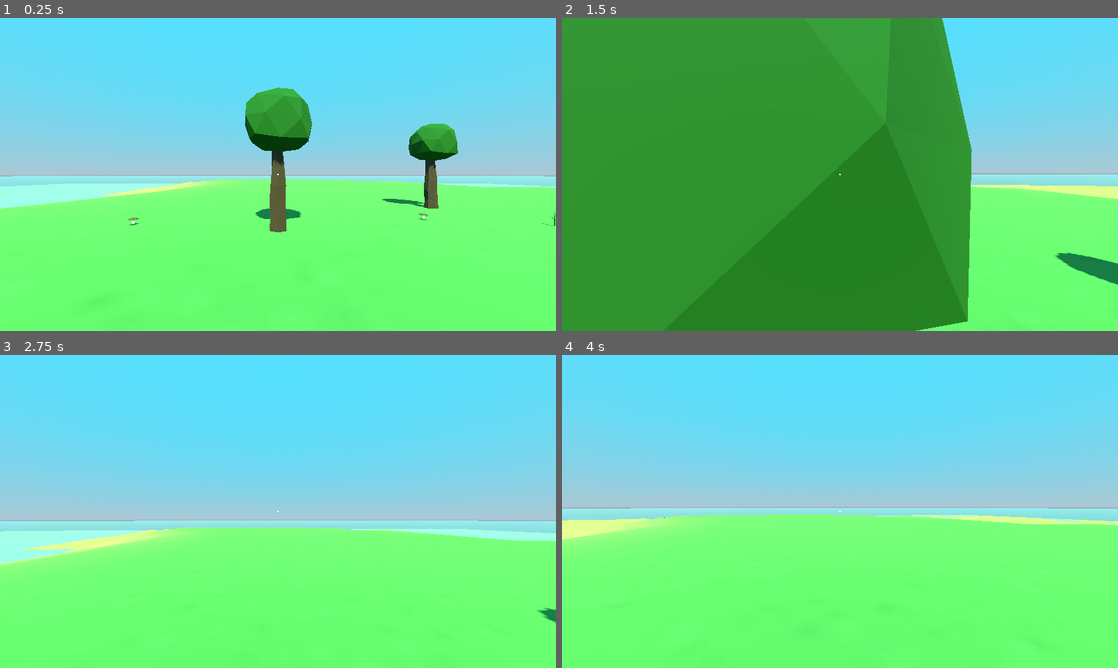
Above: before the commit, frames 1-4 (two rows, left to right).
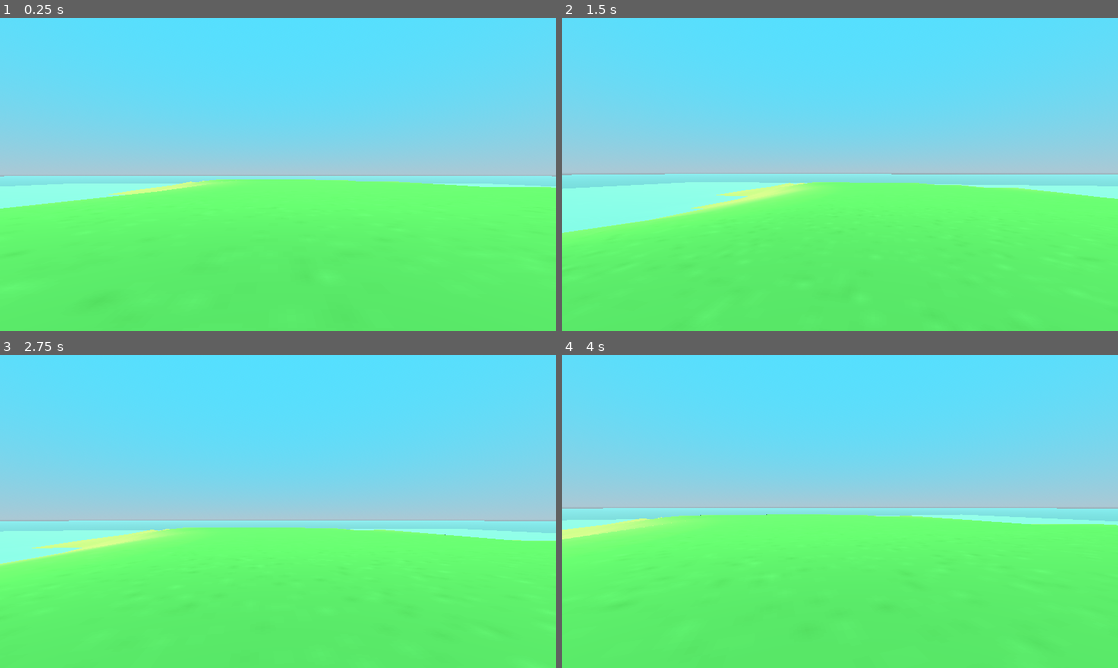
Above: after the commit, the same moments.

Repository: JulioEvencio/study-3d-godot
Game: Godot game, scene res://scenes/scenarios/island.tscn
Two runs of this game, one before a commit and one after it. Both use one fixed random seed, a clock stepped at 60 frames per second and the inputs below. Before the commit the project starts from res://scenes/main.tscn.
Inputs (mouse positions are in pixels of both pictures, inside the frame that each line leads up to):
- Up to frame 1 (0.25 s): no input
- Up to frame 2 (1.5 s): tap Enter at 0.5 s; move the mouse to (867, 174) at 0.52 s; hold Shift (sprint) 0.53-1.28 s; hold W (move_forward) from 0.53 s (still down); tap E (interact) at 0.6 s; tap Space (jump) at 0.77, 1.07 s; move the mouse to (812, 174) at 1.27 s; tap Shift (sprint) at 1.35 s
- Up to frame 3 (2.75 s): keep holding W (move_forward); tap Space (jump) at 1.52, 1.55, 1.82, 2.1 s; move the mouse to (289, 505) at 2.02 s; tap E (interact) at 2.3 s
- Up to frame 4 (4 s): keep holding W (move_forward); move the mouse to (834, 517) at 2.77 s; tap E (interact) at 2.85 s; tap Space (jump) at 3.02, 3.32, 3.77, 3.8 s; tap Shift (sprint) at 3.05 s; move the mouse to (878, 514) at 3.52 s; hold Shift (sprint) from 3.53 s (still down)

The runs differ from the first frame. In frame 1, 4.2% of the frame differs, in the area x 0-100%, y 22-69%; in frame 2, 73%, in the area x 0-100%, y 0-100%; in frame 3, 0.2%; in frame 4, 0.7%.

Commit message:
refactor: project

Diff:
--- a/Study 3D Godot/project.godot
+++ b/Study 3D Godot/project.godot
@@ -11,13 +11,13 @@
 [application]
 
 config/name="Study 3D Godot"
-run/main_scene="res://scenes/main.tscn"
+run/main_scene="res://scenes/scenarios/island.tscn"
 config/features=PackedStringArray("4.2", "Forward Plus")
 config/icon="res://icon.svg"
 
 [autoload]
 
-EventSystem="*res://scripts/event_system.gd"
+EventSystem="*res://old/scripts/event_system.gd"
 
 [display]
 
--- /dev/null
+++ b/Study 3D Godot/scenes/entities/player.tscn
@@ -0,0 +1,22 @@
+[gd_scene load_steps=3 format=3 uid="uid://dg1hmf8ke5qbb"]
+
+[ext_resource type="Script" path="res://scripts/entities/player.gd" id="1_055br"]
+
+[sub_resource type="CapsuleShape3D" id="CapsuleShape3D_p83k8"]
+radius = 0.25
+height = 1.8
+
+[node name="Player" type="CharacterBody3D"]
+script = ExtResource("1_055br")
+
+[node name="CollisionShape3D" type="CollisionShape3D" parent="."]
+transform = Transform3D(1, 0, 0, 0, 1, 0, 0, 0, 1, 0, 0.9, 0)
+shape = SubResource("CapsuleShape3D_p83k8")
+
+[node name="Head" type="Node3D" parent="."]
+transform = Transform3D(1, 0, 0, 0, 1, 0, 0, 0, 1, 0, 1.54666, 0)
+
+[node name="Camera3D" type="Camera3D" parent="Head"]
+
+[node name="RayCast3D" type="RayCast3D" parent="Head"]
+target_position = Vector3(0, 0, -2)
--- a/Study 3D Godot/scenes/interact_prompt.tscn
+++ /dev/null
@@ -1,30 +0,0 @@
-[gd_scene load_steps=2 format=3 uid="uid://dx2i57t0fsx4j"]
-
-[ext_resource type="Script" path="res://scripts/items/bulletins/interact_prompt.gd" id="1_k2la3"]
-
-[node name="InteractPrompt" type="Control"]
-layout_mode = 3
-anchors_preset = 15
-anchor_right = 1.0
-anchor_bottom = 1.0
-grow_horizontal = 2
-grow_vertical = 2
-script = ExtResource("1_k2la3")
-
-[node name="Label" type="Label" parent="."]
-custom_minimum_size = Vector2(128, 64)
-layout_mode = 1
-anchors_preset = 8
-anchor_left = 0.5
-anchor_top = 0.5
-anchor_right = 0.5
-anchor_bottom = 0.5
-offset_left = 16.0
-offset_top = -32.0
-offset_right = 144.0
-offset_bottom = 32.0
-grow_horizontal = 2
-grow_vertical = 2
-horizontal_alignment = 1
-vertical_alignment = 1
-autowrap_mode = 2
--- a/Study 3D Godot/scenes/interactable/pickuppable_plant.tscn
+++ /dev/null
@@ -1,21 +0,0 @@
-[gd_scene load_steps=4 format=3 uid="uid://b5vj1dqqcjgan"]
-
-[ext_resource type="PackedScene" uid="uid://dh5qsx0ypmapa" path="res://scenes/interactable/pickuppable_template.tscn" id="1_5jsuf"]
-[ext_resource type="PackedScene" uid="uid://dhhw26luy5jsg" path="res://assets/meshes/plant.tscn" id="2_x5ihv"]
-
-[sub_resource type="CapsuleShape3D" id="CapsuleShape3D_pi3gr"]
-radius = 0.0307062
-height = 0.478881
-
-[node name="PickuppablePlant" instance=ExtResource("1_5jsuf")]
-
-[node name="Pickuppable" parent="." index="0"]
-transform = Transform3D(1, 0, 0, 0, 1, 0, 0, 0, 1, 0, 0.0112525, 0)
-item_key = 2
-prompt = "Pickup plant"
-
-[node name="CollisionShape3D" parent="Pickuppable" index="0"]
-transform = Transform3D(1, 0, 0, 0, 1, 0, 0, 0, 1, 0, 0.206465, 0)
-shape = SubResource("CapsuleShape3D_pi3gr")
-
-[node name="Plant" parent="." index="1" instance=ExtResource("2_x5ihv")]
--- a/Study 3D Godot/scenes/interactable/pickuppable_stick.tscn
+++ /dev/null
@@ -1,20 +0,0 @@
-[gd_scene load_steps=4 format=3 uid="uid://bhl0rfxjqy6bx"]
-
-[ext_resource type="PackedScene" uid="uid://dh5qsx0ypmapa" path="res://scenes/interactable/pickuppable_template.tscn" id="1_n7ifg"]
-[ext_resource type="PackedScene" uid="uid://ojg0nfbeok1d" path="res://assets/meshes/stick.tscn" id="2_05igb"]
-
-[sub_resource type="CapsuleShape3D" id="CapsuleShape3D_xyn1o"]
-radius = 0.0325948
-height = 0.693025
-
-[node name="PickuppableStick" instance=ExtResource("1_n7ifg")]
-
-[node name="Pickuppable" parent="." index="0"]
-transform = Transform3D(1, 0, 0, 0, 1, 0, 0, 0, 1, 0, 0.0112525, 0)
-prompt = "Pickup stick"
-
-[node name="CollisionShape3D" parent="Pickuppable" index="0"]
-transform = Transform3D(1, 0, 0, 0, -4.37114e-08, -1, 0, 1, -4.37114e-08, 0, 0.00260545, 0)
-shape = SubResource("CapsuleShape3D_xyn1o")
-
-[node name="Stick" parent="." index="1" instance=ExtResource("2_05igb")]
--- a/Study 3D Godot/scenes/interactable/pickuppable_stone.tscn
+++ /dev/null
@@ -1,20 +0,0 @@
-[gd_scene load_steps=4 format=3 uid="uid://cfmwsl617jkxh"]
-
-[ext_resource type="PackedScene" uid="uid://dh5qsx0ypmapa" path="res://scenes/interactable/pickuppable_template.tscn" id="1_mmgcf"]
-[ext_resource type="PackedScene" uid="uid://ba8qb8fryuwgi" path="res://assets/meshes/stone.tscn" id="2_jevyb"]
-
-[sub_resource type="SphereShape3D" id="SphereShape3D_j1jsp"]
-radius = 0.112562
-
-[node name="PickuppableStone" instance=ExtResource("1_mmgcf")]
-
-[node name="Pickuppable" parent="." index="0"]
-transform = Transform3D(1, 0, 0, 0, 1, 0, 0, 0, 1, 0, 0.0112525, 0)
-item_key = 1
-prompt = "Pickup stone"
-
-[node name="CollisionShape3D" parent="Pickuppable" index="0"]
-transform = Transform3D(1, 0, 0, 0, -4.37114e-08, -1, 0, 1, -4.37114e-08, 0, -0.0132447, 0)
-shape = SubResource("SphereShape3D_j1jsp")
-
-[node name="Stone" parent="." index="1" instance=ExtResource("2_jevyb")]
--- a/Study 3D Godot/scenes/interactable/pickuppable_template.tscn
+++ /dev/null
@@ -1,12 +0,0 @@
-[gd_scene load_steps=2 format=3 uid="uid://dh5qsx0ypmapa"]
-
-[ext_resource type="Script" path="res://scripts/items/interactable/pickuppable.gd" id="1_hfgij"]
-
-[node name="PickuppableTemplate" type="Node3D"]
-
-[node name="Pickuppable" type="Area3D" parent="."]
-collision_layer = 8
-collision_mask = 0
-script = ExtResource("1_hfgij")
-
-[node name="CollisionShape3D" type="CollisionShape3D" parent="Pickuppable"]
--- a/Study 3D Godot/scenes/player.tscn
+++ /dev/null
@@ -1,25 +0,0 @@
-[gd_scene load_steps=3 format=3 uid="uid://nj8540jdimu7"]
-
-[ext_resource type="Script" path="res://scripts/player.gd" id="1_fkrsr"]
-
-[sub_resource type="CapsuleShape3D" id="CapsuleShape3D_ma6dw"]
-radius = 0.25
-height = 1.8
-
-[node name="Player" type="CharacterBody3D"]
-transform = Transform3D(1, 0, 0, 0, 1, 0, 0, 0, 1, 0, 1, 0)
-collision_layer = 2
-script = ExtResource("1_fkrsr")
-
-[node name="CollisionShape3D" type="CollisionShape3D" parent="."]
-shape = SubResource("CapsuleShape3D_ma6dw")
-
-[node name="Head" type="Node3D" parent="."]
-transform = Transform3D(1, 0, 0, 0, 1, 0, 0, 0, 1, 0, 0.649826, 0)
-
-[node name="Camera3D" type="Camera3D" parent="Head"]
-
-[node name="InteractionRayCast" type="RayCast3D" parent="Head"]
-target_position = Vector3(0, 0, -2)
-collision_mask = 8
-collide_with_areas = true
--- a/Study 3D Godot/scenes/main.tscn
+++ b/Study 3D Godot/scenes/scenarios/island.tscn
@@ -1,124 +1,54 @@
-[gd_scene load_steps=16 format=3 uid="uid://ywgyiwiq2l8x"]
+[gd_scene load_steps=10 format=3 uid="uid://b1h1wxv5xcif5"]
 
-[ext_resource type="PackedScene" uid="uid://3kacb0r2lydf" path="res://assets/meshes/terrain.tscn" id="1_ac2d5"]
-[ext_resource type="PackedScene" uid="uid://f0t7yev6o58k" path="res://assets/meshes/tree.tscn" id="2_q71cr"]
-[ext_resource type="PackedScene" uid="uid://cq8av576imjvy" path="res://assets/meshes/mushroom.tscn" id="3_1ormr"]
-[ext_resource type="PackedScene" uid="uid://nj8540jdimu7" path="res://scenes/player.tscn" id="4_fft35"]
-[ext_resource type="PackedScene" uid="uid://cfmwsl617jkxh" path="res://scenes/interactable/pickuppable_stone.tscn" id="5_0aedb"]
-[ext_resource type="PackedScene" uid="uid://bhl0rfxjqy6bx" path="res://scenes/interactable/pickuppable_stick.tscn" id="6_rviw5"]
-[ext_resource type="PackedScene" uid="uid://b5vj1dqqcjgan" path="res://scenes/interactable/pickuppable_plant.tscn" id="7_xgm37"]
-[ext_resource type="PackedScene" uid="uid://bwq6sl0asgror" path="res://scenes/ui/hud.tscn" id="8_mcp8j"]
-[ext_resource type="Script" path="res://scripts/bulletin_controller.gd" id="9_1pwef"]
+[ext_resource type="PackedScene" uid="uid://3kacb0r2lydf" path="res://assets/meshes/terrain.tscn" id="1_1q5iw"]
+[ext_resource type="Script" path="res://scripts/scenarios/island.gd" id="1_5g7r3"]
+[ext_resource type="PackedScene" uid="uid://dg1hmf8ke5qbb" path="res://scenes/entities/player.tscn" id="4_iox55"]
 
-[sub_resource type="ProceduralSkyMaterial" id="ProceduralSkyMaterial_cpprl"]
+[sub_resource type="ProceduralSkyMaterial" id="ProceduralSkyMaterial_0jc3h"]
 sky_top_color = Color(0.32549, 0.878431, 1, 1)
 sky_horizon_color = Color(0.670588, 0.784314, 0.831373, 1)
 ground_horizon_color = Color(0.670588, 0.784314, 0.831373, 1)
 
-[sub_resource type="Sky" id="Sky_beatr"]
-sky_material = SubResource("ProceduralSkyMaterial_cpprl")
+[sub_resource type="Sky" id="Sky_fw313"]
+sky_material = SubResource("ProceduralSkyMaterial_0jc3h")
 
-[sub_resource type="Environment" id="Environment_0yrpd"]
+[sub_resource type="Environment" id="Environment_3onec"]
 background_mode = 2
-sky = SubResource("Sky_beatr")
+sky = SubResource("Sky_fw313")
 ambient_light_color = Color(0.32549, 0.878431, 1, 1)
 ambient_light_sky_contribution = 0.5
 
-[sub_resource type="ConcavePolygonShape3D" id="ConcavePolygonShape3D_qou66"]
+[sub_resource type="ConcavePolygonShape3D" id="ConcavePolygonShape3D_2081c"]
 data = PackedVector3Array(142.68, -5, -142.685, 150, -5, -150, 150, -5, -142.685, 142.68, -5, -142.685, 142.68, -5, -15 …(226880 unchanged characters)…
 
-[sub_resource type="StandardMaterial3D" id="StandardMaterial3D_3265r"]
+[sub_resource type="StandardMaterial3D" id="StandardMaterial3D_t462i"]
 transparency = 1
 albedo_color = Color(0.388235, 0.760784, 0.768627, 0.807843)
 
-[sub_resource type="PlaneMesh" id="PlaneMesh_yel4m"]
-material = SubResource("StandardMaterial3D_3265r")
+[sub_resource type="PlaneMesh" id="PlaneMesh_kiflu"]
+material = SubResource("StandardMaterial3D_t462i")
 size = Vector2(2000, 2000)
 
-[node name="Main" type="Node"]
+[node name="Island" type="Node"]
+script = ExtResource("1_5g7r3")
 
-[node name="StageController" type="Node" parent="."]
+[node name="WorldEnvironment" type="WorldEnvironment" parent="."]
+environment = SubResource("Environment_3onec")
 
-[node name="Island" type="Node" parent="StageController"]
-
-[node name="WorldEnvironment" type="WorldEnvironment" parent="StageController/Island"]
-environment = SubResource("Environment_0yrpd")
-
-[node name="DirectionalLight3D" type="DirectionalLight3D" parent="StageController/Island"]
-transform = Transform3D(1, 0, 0, 0, 0.668118, 0.744055, 0, -0.744055, 0.668118, 0, 0, 0)
+[node name="DirectionalLight3D" type="DirectionalLight3D" parent="."]
+transform = Transform3D(1, 0, 0, 0, 0.86741, 0.497595, 0, -0.497595, 0.86741, 0, 0, 0)
 light_color = Color(0.996078, 1, 0.729412, 1)
 shadow_enabled = true
 
-[node name="Terrain" parent="StageController/Island" instance=ExtResource("1_ac2d5")]
+[node name="Terrain" parent="." instance=ExtResource("1_1q5iw")]
 
-[node name="StaticBody3D" type="StaticBody3D" parent="StageController/Island/Terrain"]
-collision_mask = 0
+[node name="StaticBody3D" type="StaticBody3D" parent="Terrain"]
 
-[node name="CollisionShape3D" type="CollisionShape3D" parent="StageController/Island/Terrain/StaticBody3D"]
-shape = SubResource("ConcavePolygonShape3D_qou66")
+[node name="CollisionShape3D" type="CollisionShape3D" parent="Terrain/StaticBody3D"]
+shape = SubResource("ConcavePolygonShape3D_2081c")
 
-[node name="Tree" parent="StageController/Island" instance=ExtResource("2_q71cr")]
-transform = Transform3D(1, 0, 0, 0, 1, 0, 0, 0, 1, 0, 0, -5.73531)
+[node name="Water" type="MeshInstance3D" parent="."]
+transform = Transform3D(1, 0, 0, 0, 1, 0, 0, 0, 1, 0, -4.79272, 0)
+mesh = SubResource("PlaneMesh_kiflu")
 
-[node name="Tree3" parent="StageController/Island" instance=ExtResource("2_q71cr")]
-transform = Transform3D(1, 0, 0, 0, 1, 0, 0, 0, 1, -9.84571, 0, 8.42582)
-
-[node name="Tree2" parent="StageController/Island" instance=ExtResource("2_q71cr")]
-transform = Transform3D(1, 0, 0, 0, 1, 0, 0, 0, 1, 7.11367, 0, -9.48164)
-
-[node name="Mushroom" parent="StageController/Island" instance=ExtResource("3_1ormr")]
-transform = Transform3D(1, 0, 0, 0, 1, 0, 0, 0, 1, -4.49241, 0, -6.33642)
-
-[node name="Mushroom2" parent="StageController/Island" instance=ExtResource("3_1ormr")]
-transform = Transform3D(1, 0, 0, 0, 1, 0, 0, 0, 1, 5.02356, 0, -7.02811)
-
-[node name="Mushroom3" parent="StageController/Island" instance=ExtResource("3_1ormr")]
-transform = Transform3D(1, 0, 0, 0, 1, 0, 0, 0, 1, 2.53808, 0, 8.21609)
-
-[node name="Water" type="MeshInstance3D" parent="StageController/Island"]
-transform = Transform3D(1, 0, 0, 0, 1, 0, 0, 0, 1, 0, -4.99508, 0)
-mesh = SubResource("PlaneMesh_yel4m")
-
-[node name="Player" parent="StageController/Island" instance=ExtResource("4_fft35")]
-
-[node name="PickuppableStone" parent="StageController/Island" instance=ExtResource("5_0aedb")]
-transform = Transform3D(1, 0, 0, 0, 1, 0, 0, 0, 1, 4.5731, 0, 7.26574)
-
-[node name="PickuppableStick" parent="StageController/Island" instance=ExtResource("6_rviw5")]
-transform = Transform3D(1, 0, 0, 0, 1, 0, 0, 0, 1, 9.57808, 2.38419e-07, -3.62919)
-
-[node name="PickuppableStone2" parent="StageController/Island" instance=ExtResource("5_0aedb")]
-transform = Transform3D(1, 0, 0, 0, 1, 0, 0, 0, 1, -9.26, -4.76837e-07, 3.60789)
-
-[node name="PickuppableStone3" parent="StageController/Island" instance=ExtResource("5_0aedb")]
-transform = Transform3D(1, 0, 0, 0, 1, 0, 0, 0, 1, -11.0811, -8.10623e-05, -6.65351)
-
-[node name="PickuppableStick2" parent="StageController/Island" instance=ExtResource("6_rviw5")]
-transform = Transform3D(1, 0, 0, 0, 1, 0, 0, 0, 1, -4.35886, 0, 7.10813)
-
-[node name="PickuppableStick3" parent="StageController/Island" instance=ExtResource("6_rviw5")]
-transform = Transform3D(1, 0, 0, 0, 1, 0, 0, 0, 1, -12.6232, -0.00130463, -3.63394)
-
-[node name="PickuppableStick4" parent="StageController/Island" instance=ExtResource("6_rviw5")]
-transform = Transform3D(1, 0, 0, 0, 1, 0, 0, 0, 1, -15.4703, -4.76837e-07, 3.22473)
-
-[node name="PickuppablePlant" parent="StageController/Island" instance=ExtResource("7_xgm37")]
-transform = Transform3D(1, 0, 0, 0, 1, 0, 0, 0, 1, -4.4655, 4.76837e-07, -2.72002)
-
-[node name="PickuppablePlant2" parent="StageController/Island" instance=ExtResource("7_xgm37")]
-transform = Transform3D(1, 0, 0, 0, 1, 0, 0, 0, 1, 5.82861, -9.53674e-07, 3.07411)
-
-[node name="PickuppablePlant3" parent="StageController/Island" instance=ExtResource("7_xgm37")]
-transform = Transform3D(1, 0, 0, 0, 1, 0, 0, 0, 1, -3.97036, 9.53674e-07, 6.11111)
-
-[node name="PickuppablePlant4" parent="StageController/Island" instance=ExtResource("7_xgm37")]
-transform = Transform3D(1, 0, 0, 0, 1, 0, 0, 0, 1, 8.31717, -9.53674e-07, -6.11784)
-
-[node name="UILayer" type="CanvasLayer" parent="."]
-
-[node name="HUDController" type="Node" parent="UILayer"]
-
-[node name="HUD" parent="UILayer/HUDController" instance=ExtResource("8_mcp8j")]
-
-[node name="BulletinController" type="Node" parent="UILayer"]
-script = ExtResource("9_1pwef")
+[node name="Player" parent="." instance=ExtResource("4_iox55")]
--- a/Study 3D Godot/scenes/ui/hud.tscn
+++ /dev/null
@@ -1,28 +0,0 @@
-[gd_scene load_steps=2 format=3 uid="uid://bwq6sl0asgror"]
-
-[ext_resource type="Texture2D" uid="uid://drng0ft227rvu" path="res://assets/textures/circle32.png" id="1_j71sc"]
-
-[node name="HUD" type="Control"]
-layout_mode = 3
-anchors_preset = 15
-anchor_right = 1.0
-anchor_bottom = 1.0
-grow_horizontal = 2
-grow_vertical = 2
-
-[node name="Crosshair" type="TextureRect" parent="."]
-custom_minimum_size = Vector2(4, 4)
-layout_mode = 1
-anchors_preset = 8
-anchor_left = 0.5
-anchor_top = 0.5
-anchor_right = 0.5
-anchor_bottom = 0.5
-offset_left = -2.0
-offset_top = -2.0
-offset_right = 2.0
-offset_bottom = 2.0
-grow_horizontal = 2
-grow_vertical = 2
-texture = ExtResource("1_j71sc")
-expand_mode = 1
--- a/Study 3D Godot/scripts/bulletin_controller.gd
+++ /dev/null
@@ -1,24 +0,0 @@
-extends Node
-
-var bulletins := {}
-
-func _enter_tree() -> void:
-	EventSystem.BUL_create_bulletin.connect(create_bulletin)
-	EventSystem.BUL_destroy_bulletin.connect(destroy_bulletin)
-
-# func create_bulletin(key : BulletinConfig.Keys, extra_arg) -> void:
-func create_bulletin(key, extra_arg) -> void:
-	if bulletins.has(key):
-		return
-
-	var new_bulletin := BulletinConfig.get_bulletin(key)
-	new_bulletin.initialize(extra_arg)
-	add_child(new_bulletin)
-	bulletins[key] = new_bulletin
-
-func destroy_bulletin(key : BulletinConfig.Keys) -> void:
-	if bulletins.has(key):
-		return
-
-	bulletins[key].queue_free()
-	bulletins.erase(key)
--- /dev/null
+++ b/Study 3D Godot/scripts/entities/player.gd
@@ -0,0 +1,46 @@
+extends CharacterBody3D
+class_name Player
+
+@onready var _head : Node3D = get_node("Head")
+@onready var _ray_cast_3D : RayCast3D = get_node("Head/RayCast3D")
+
+var _base_speed : float = 3.0
+var _sprint_speed : float = 5.0
+var _speed : float = 3.0
+var _jump_velocity : float = 6.0
+var _gravity : float = 0.2
+var _mouse_sensitivity : float = 0.002
+
+func _input(event : InputEvent) -> void:
+	if event is InputEventMouseMotion:
+		_look_around(event.relative)
+
+func _process(_delta : float) -> void:
+	_check_interaction()
+
+func _physics_process(_delta : float) -> void:
+	_move()
+
+func _look_around(relative : Vector2) -> void:
+	rotate_y(-relative.x * _mouse_sensitivity)
+	_head.rotate_x(-relative.y * _mouse_sensitivity)
+	_head.rotation_degrees.x = clampf(_head.rotation_degrees.x, -90, 90)
+
+func _move() -> void:
+	if not is_on_floor():
+		velocity.y -= _gravity
+	elif Input.is_action_just_pressed("jump"):
+		velocity.y = _jump_velocity
+	else:
+		_speed = _sprint_speed if Input.is_action_pressed("sprint") else _base_speed
+
+	var input_dir : Vector2 = Input.get_vector("move_left", "move_right", "move_forward", "move_backward")
+	var direction : Vector3 = (transform.basis * Vector3(input_dir.x, 0, input_dir.y)).normalized()
+
+	velocity.x = direction.x * _speed
+	velocity.z = direction.z * _speed
+
+	move_and_slide()
+
+func _check_interaction() -> void:
+	pass
--- a/Study 3D Godot/scripts/event_system.gd
+++ /dev/null
@@ -1,4 +0,0 @@
-extends Node
-
-signal BUL_create_bulletin
-signal BUL_destroy_bulletin
--- a/Study 3D Godot/scripts/items/bulletin_config.gd
+++ /dev/null
@@ -1,12 +0,0 @@
-class_name BulletinConfig
-
-enum Keys {
-	InteractionPrompt
-}
-
-const BULLETIN_PATHS := {
-	Keys.InteractionPrompt : "res://scenes/interact_prompt.tscn"
-}
-
-static func get_bulletin(key : Key) -> Bulletin:
-	return load(BULLETIN_PATHS.get(key)).instantiate()
--- a/Study 3D Godot/scripts/items/bulletins/bulletin_config.gd
+++ /dev/null
@@ -1,5 +0,0 @@
-extends Control
-class_name Bulletin
-
-func initialize(_extra_arg) -> void:
-	pass
--- a/Study 3D Godot/scripts/items/bulletins/interact_prompt.gd
+++ /dev/null
@@ -1,10 +0,0 @@
-extends Bulletin
-
-var prompt_text = ""
-
-func initialize(prompt) -> void:
-	if prompt is String:
-		prompt_text = prompt
-
-func _ready() -> void:
-	$Label.text = prompt_text
--- a/Study 3D Godot/scripts/items/interactable/interactable.gd
+++ /dev/null
@@ -1,7 +0,0 @@
-extends Area3D
-class_name Interactable
-
-@export var prompt := "interact"
-
-func start_interaction() -> void:
-	pass
--- a/Study 3D Godot/scripts/items/interactable/pickuppable.gd
+++ /dev/null
@@ -1,9 +0,0 @@
-extends Interactable
-class_name Pickuppable
-
-@export var item_key : ItemConfig.keys
-
-@onready var parent : Node3D = get_parent()
-
-func start_interaction() -> void:
-	parent.queue_free()
--- a/Study 3D Godot/scripts/items/item_config.gd
+++ /dev/null
@@ -1,7 +0,0 @@
-class_name ItemConfig
-
-enum keys {
-	Stick,
-	Stone,
-	Plant
-}
--- a/Study 3D Godot/scripts/player.gd
+++ /dev/null
@@ -1,69 +0,0 @@
-extends CharacterBody3D
-class_name Player
-
-@onready var _head := get_node("Head")
-@onready var _interaction_ray_cast := get_node("Head/InteractionRayCast")
-
-var is_hitting := false
-
-var _normal_speed := 3.0
-var _sprint_speed := 5.0
-var _speed := 3.0
-var _jump_velocity := 6.0
-var _gravity := 0.2
-var _mouse_sensitivity := 0.002
-
-func _input(event : InputEvent):
-	if event is InputEventMouseMotion:
-		_look_around(event.relative)
-
-func _unhandled_key_input(event : InputEvent):
-	if event.is_action_pressed("escape"):
-		get_tree().quit()
-
-func _ready():
-	Input.set_mouse_mode(Input.MOUSE_MODE_CAPTURED)
-
-func _process(_delta : float):
-	_check_interaction()
-
-func _physics_process(_delta : float) -> void:
-	_move()
-
-func _look_around(relative : Vector2) -> void:
-	rotate_y(-relative.x * _mouse_sensitivity)
-	_head.rotate_x(-relative.y * _mouse_sensitivity)
-	_head.rotation_degrees.x = clampf(_head.rotation_degrees.x, -90, 90)
-
-func _move() -> void:
-	if not is_on_floor():
-		velocity.y -= _gravity
-	elif Input.is_action_just_pressed("jump"):
-		velocity.y = _jump_velocity
-	else:
-		_speed = _sprint_speed if Input.is_action_pressed("sprint") else _normal_speed
-
-	var input_dir := Input.get_vector("move_left", "move_right", "move_forward", "move_backward")
-	var direction := (transform.basis * Vector3(input_dir.x, 0, input_dir.y))
-
-	velocity.x = direction.x * _speed
-	velocity.z = direction.z * _speed
-
-	move_and_slide()
-
-func _check_interaction() -> void:
-	if _interaction_ray_cast.is_colliding():
-		var collider = _interaction_ray_cast.get_collider()
-
-		if not collider is Interactable:
-			return
-
-		if Input.is_action_just_pressed("interact"):
-			_interaction_ray_cast.get_collider().start_interaction()
-
-		if not is_hitting:
-			is_hitting = true
-			EventSystem.BUL_create_bulletin.emit(BulletinConfig.Keys.InteractionPrompt, collider.prompt)
-	elif is_hitting:
-		is_hitting = false
-		EventSystem.BUL_destroy_bulletin.emit(BulletinConfig.Keys.InteractionPrompt)
--- /dev/null
+++ b/Study 3D Godot/scripts/scenarios/island.gd
@@ -0,0 +1,8 @@
+extends Node
+
+func _unhandled_key_input(event : InputEvent) -> void:
+	if event.is_action_pressed("escape"):
+		get_tree().quit()
+
+func _ready() -> void:
+	Input.set_mouse_mode(Input.MOUSE_MODE_CAPTURED)
